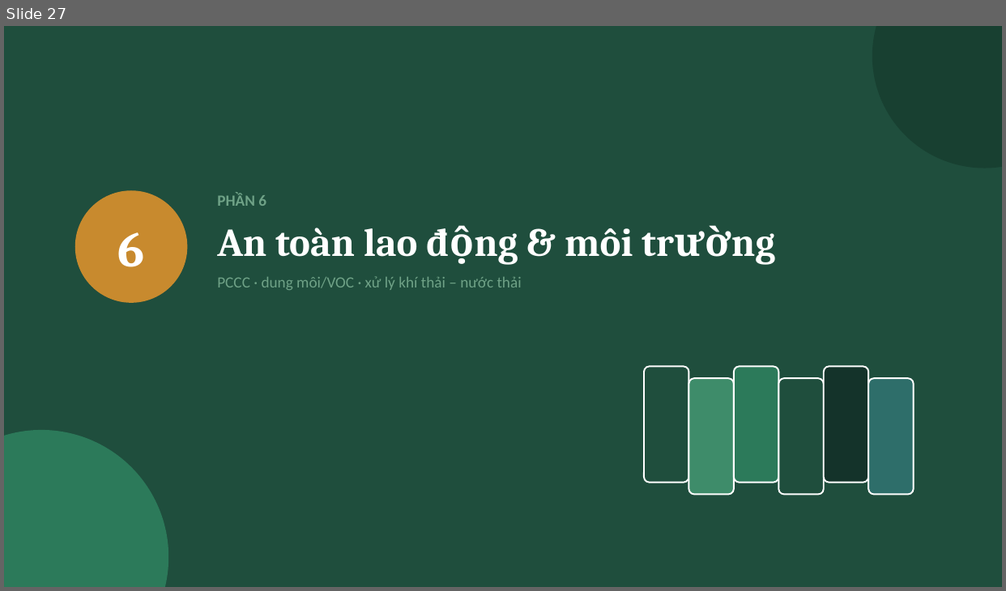
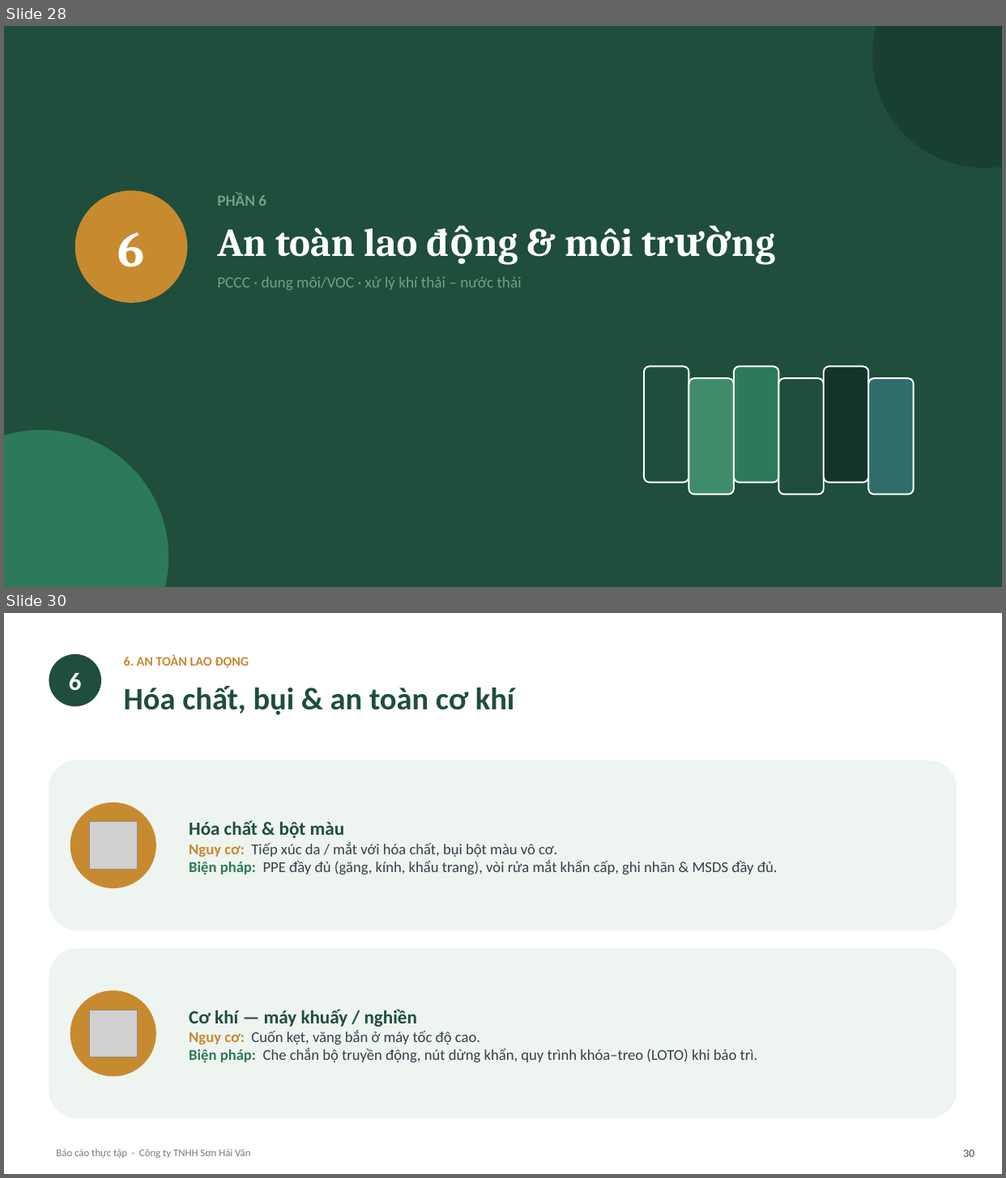
Before and after one commit to tranconcoder/pubic-resources, a slide deck: SuHeo/Báo cáo thực tập - Sơn Hải Vân.pptx. Shown one above the other, each under a label of ours: slide 27 before the commit, slides 28 and 30 after it; the slides between them are not shown. The pictures are 1006x591 and 1006x1178 pixels, drawn with LibreOffice and Linux fonts; fonts in the diff are those of the drawing; grey boxes stand for pictures. Boxes give left, top, right and bottom in pixels: in the first picture for what was removed or moved away, otherwise in the second. Text is boxed around its words. In the diff, an @@ line names an element or a change of style, - is before the commit and + after.

```diff
--- a/SuHeo/Báo cáo thực tập - Sơn Hải Vân.pptx
+++ b/SuHeo/Báo cáo thực tập - Sơn Hải Vân.pptx
@@ slide 30 added at [4, 613, 1002, 1174], background #FFFFFF @@
@@ ellipse added at [49, 654, 101, 707], fill #1F4E3D, 24 pt, text #FFFFFF, bold @@
+6
@@ text added at [124, 655, 249, 668], 12.5 pt, text #C88A2E, bold @@
+6. AN TOÀN LAO ĐỘNG
@@ text added at [124, 686, 514, 715], 30 pt, text #1F4E3D, bold @@
+Hóa chất, bụi & an toàn cơ khí
@@ rounded rectangle added at [49, 760, 957, 931], fill #EEF4F0 @@
@@ ellipse added at [70, 803, 156, 888], fill #C88A2E @@
@@ picture added at [89, 822, 137, 869] @@
@@ text added at [189, 820, 778, 875], 14.5 pt, text #34404A @@
+Hóa chất & bột màu
+Nguy cơ: Tiếp xúc da / mắt với hóa chất, bụi bột màu vô cơ.
+Biện pháp: PPE đầy đủ (găng, kính, khẩu trang), vòi rửa mắt khẩn cấp, ghi nhãn & MSDS đầy đủ.
@@ rounded rectangle added at [49, 948, 957, 1118], fill #EEF4F0 @@
@@ ellipse added at [70, 991, 156, 1077], fill #C88A2E @@
@@ picture added at [89, 1010, 137, 1057] @@
@@ text added at [189, 1009, 758, 1063], 14.5 pt, text #34404A @@
+Cơ khí — máy khuấy / nghiền
+Nguy cơ: Cuốn kẹt, văng bắn ở máy tốc độ cao.
+Biện pháp: Che chắn bộ truyền động, nút dừng khẩn, quy trình khóa–treo (LOTO) khi bảo trì.
@@ text added at [56, 1149, 250, 1158], 10 pt, text #6E7F77 @@
+Báo cáo thực tập · Công ty TNHH Sơn Hải Vân
@@ text added at [963, 1150, 974, 1157], 11 pt, text #6E7F77, bold @@
+30
@@ what was slide 27 is now slide 28 @@
```
Also in this commit, not shown: 10 slides changed, 1 other slide added, 1 other file.
